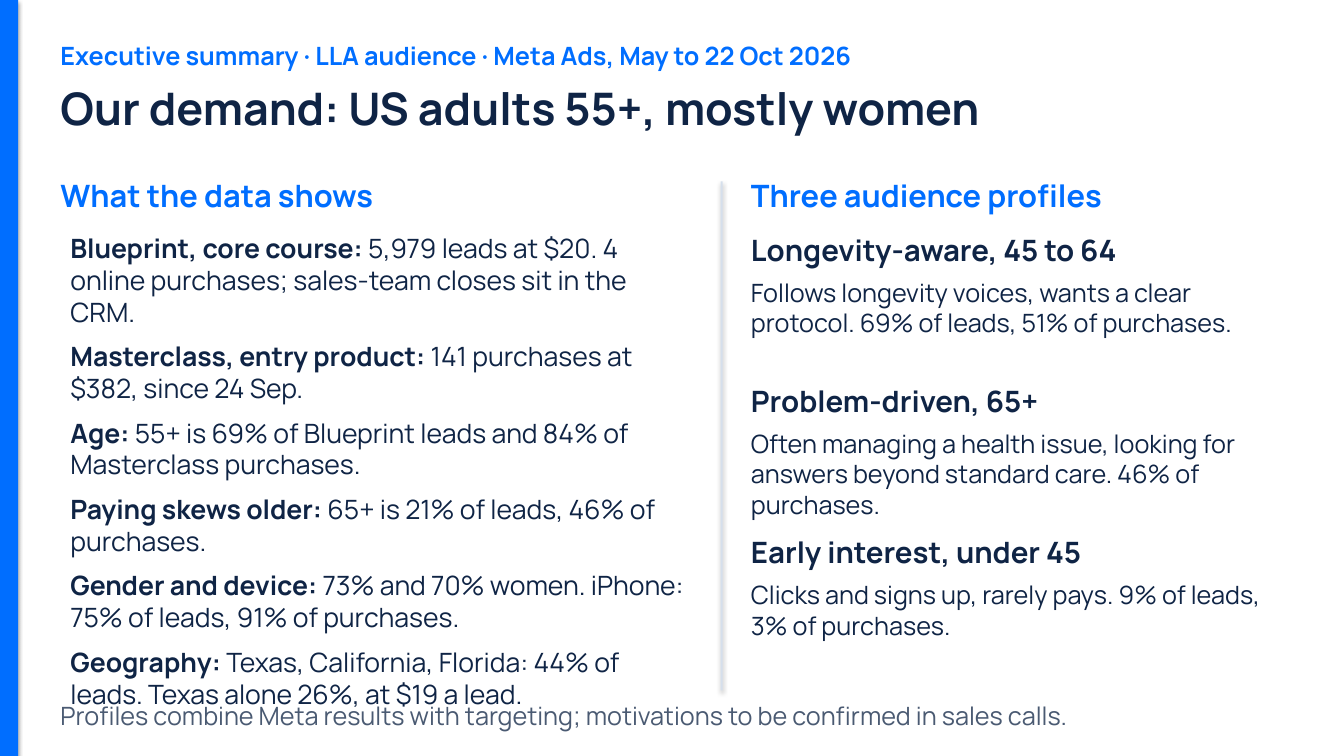
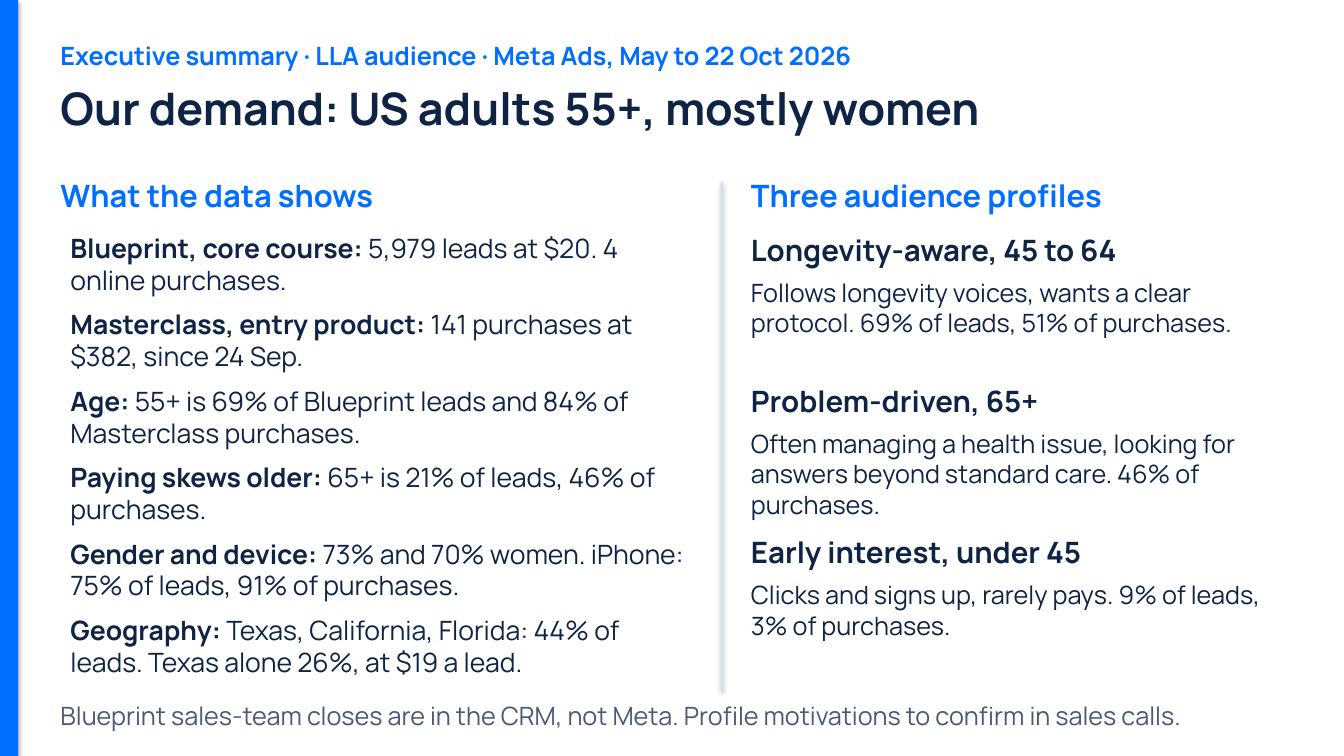
Before and after one commit to gitteromri-ux/julie-ceo-launch-report, a slide deck: slide 1 of audience-2026-10-22/LLA_Audience_Exec.pptx. Drawn at 1344x756 pixels with LibreOffice and Linux fonts; fonts in the diff are those of the drawing. Boxes give left, top, right and bottom in pixels: in the first picture for what was removed or moved away, otherwise in the second. Text is boxed around its words. In the diff, an @@ line names an element or a change of style, - is before the commit and + after.

```diff
--- a/audience-2026-10-22/LLA_Audience_Exec.pptx
+++ b/audience-2026-10-22/LLA_Audience_Exec.pptx
@@ text at bbox=[70, 236, 619, 297]: text changed @@
-Blueprint, core course: 5,979 leads at $20. 4 online purchases; sales-team closes sit in the CRM.
+Blueprint, core course: 5,979 leads at $20. 4 online purchases.
@@ text at bbox=[60, 706, 1180, 731]: text changed @@
-Profiles combine Meta results with targeting; motivations to be confirmed in sales calls.
+Blueprint sales-team closes are in the CRM, not Meta. Profile motivations to confirm in sales calls.
```
Also in this commit, not shown: 1 other file.
